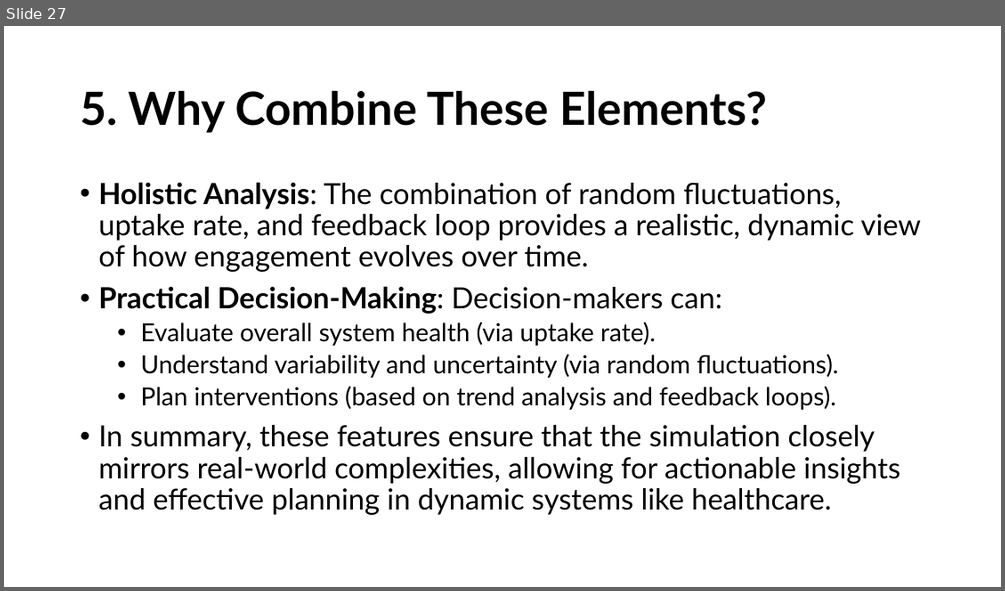
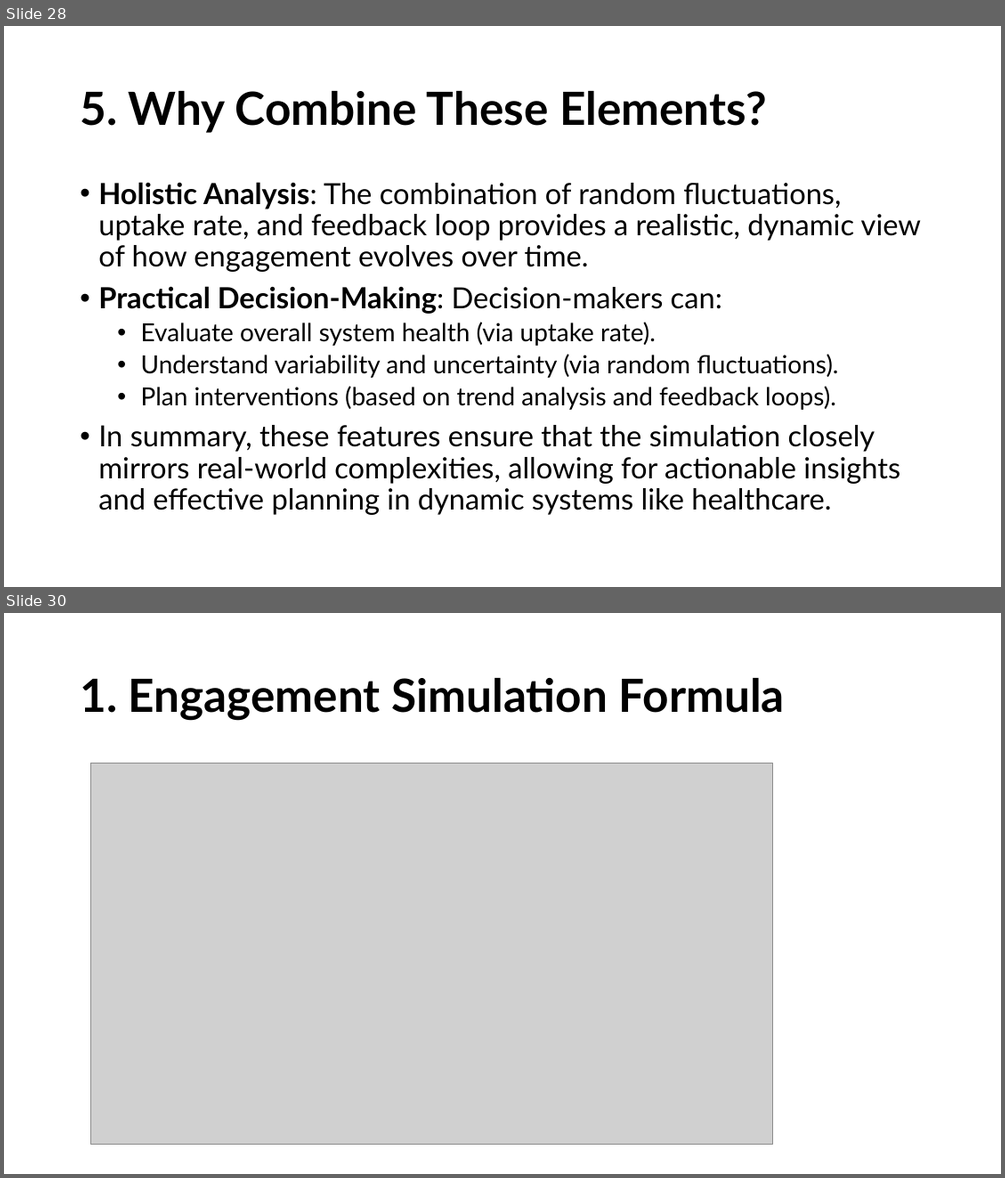
Before and after one commit to HeiderJeffer/Modeling-for-Societal-Complexity-in-Healthcare, a slide deck: Background and motivation.pptx. Shown one above the other, each under a label of ours: slide 27 before the commit, slides 28 and 30 after it; the slides between them are not shown. The pictures are 1005x591 and 1005x1178 pixels, drawn with LibreOffice and Linux fonts; fonts in the diff are those of the drawing; grey boxes stand for pictures. Boxes give left, top, right and bottom in pixels: in the first picture for what was removed or moved away, otherwise in the second. Text is boxed around its words. In the diff, an @@ line names an element or a change of style, - is before the commit and + after.

Commit message:
Numerical Example Simulation Steps
Numerical Example
Simulation Steps

```diff
--- a/Background and motivation.pptx
+++ b/Background and motivation.pptx
@@ slide 30 added at [4,613,1001,1174], background #FFFFFF @@
@@ title added at [80,678,785,720], 44 pt, text #000000, bold @@
+1. Engagement Simulation Formula
@@ picture added at [91,763,773,1144] @@
@@ what was slide 27 is now slide 28 @@
```
Also in this commit, not shown: 2 slides changed, 22 other slides added, 1 other file.
